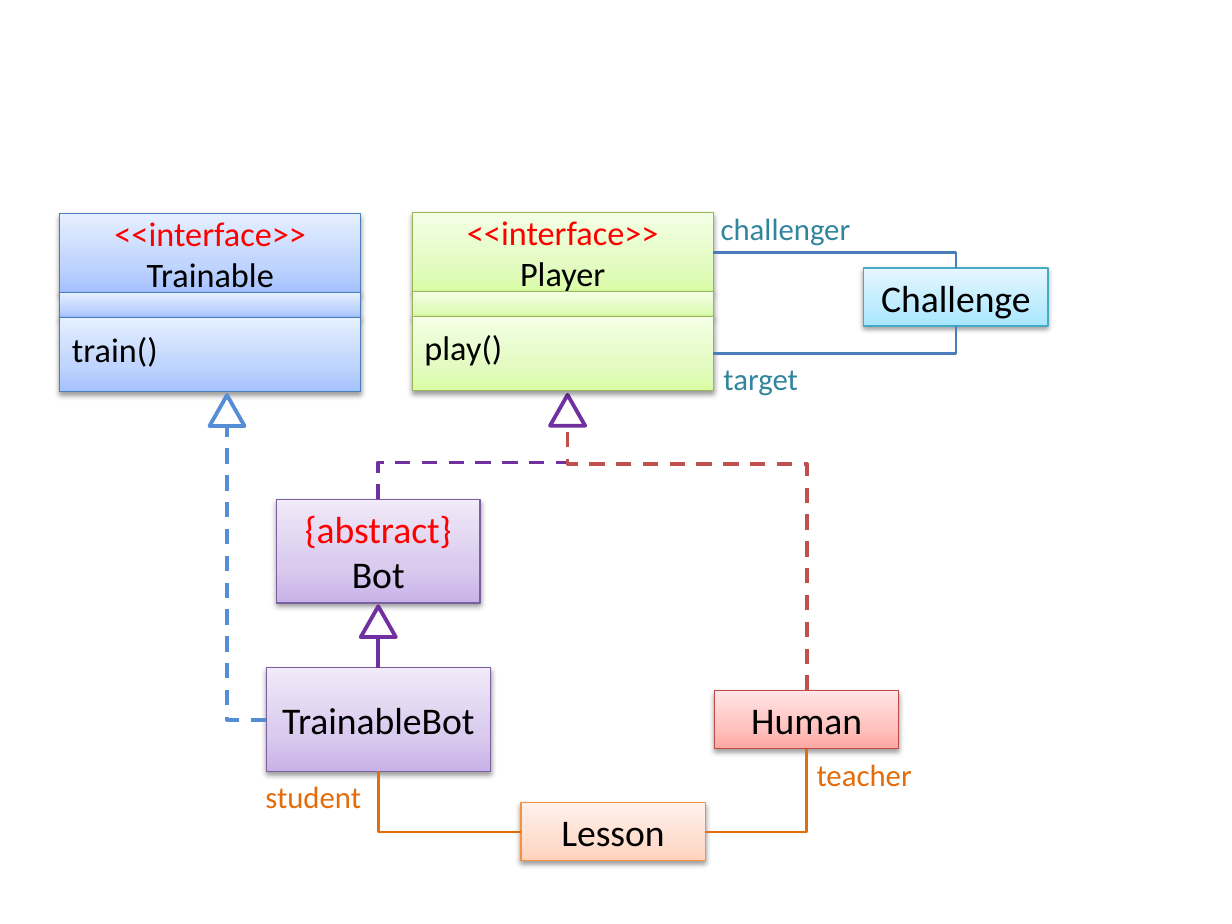
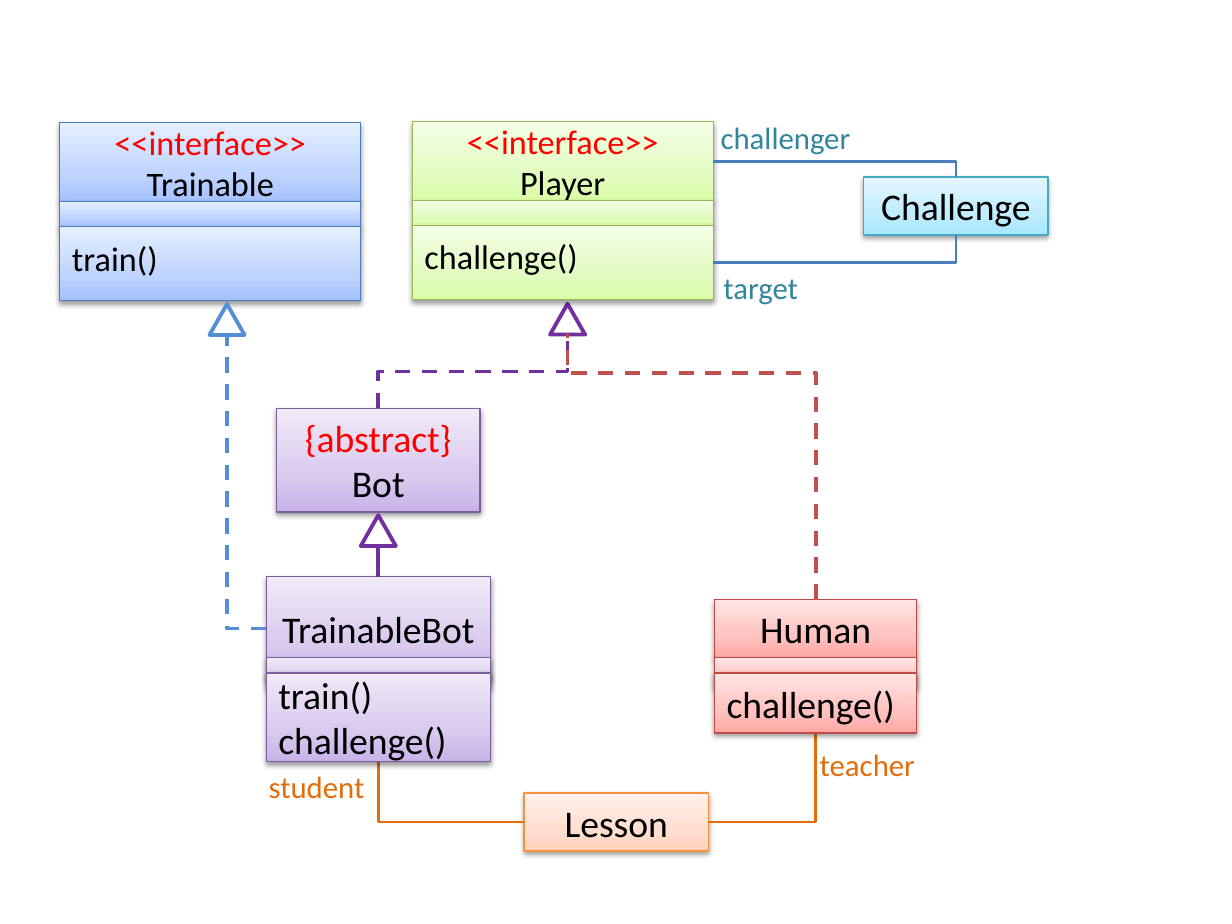
Before and after one commit to se-edu/se-book, a slide deck: slide 3 of diagrams/modelling/modellingStructures/classDiagramsAdvanced/playerBot.pptx. Drawn at 1232x924 pixels with LibreOffice and Linux fonts; fonts in the diff are those of the drawing. Boxes give left, top, right and bottom in pixels: in the first picture for what was removed or moved away, otherwise in the second. Text is boxed around its words. In the diff, an @@ line names an element or a change of style, - is before the commit and + after.

Commit message:
modelling/structure/advanced: fix typo in question paly() -> challenge()

```diff
--- a/diagrams/modelling/modellingStructures/classDiagramsAdvanced/playerBot.pptx
+++ b/diagrams/modelling/modellingStructures/classDiagramsAdvanced/playerBot.pptx
@@ 9 rectangles, 5 elbow lines, 3 flow chart extracts, 2 texts: place and size @@
-9 rectangles, 5 elbow lines, 3 flow chart extracts, 2 texts at [60, 212, 1048, 771]
+9 rectangles, 5 elbow lines, 3 flow chart extracts, 2 texts at [60, 122, 1048, 680]
@@ text in rectangle at [424, 244, 577, 275]: text changed @@
-play()
+challenge()
@@ elbow line moved from (807, 691) - (568, 426) to (816, 600) - (568, 335) @@
@@ rectangle "Human": place and size @@
-rectangle "Human" at [715, 691, 899, 749]
+rectangle "Human" at [715, 600, 917, 658]
@@ rectangle added at [266, 658, 490, 689], fill gradient #C9B5E8 to #D8CBEE to #F0EAF9, outline #7D60A0 0.75 pt @@
@@ rectangle added at [715, 658, 917, 689], fill gradient #FFA6A5 to #FFC0BF to #FFE7E7, outline #BF4C48 0.75 pt @@
@@ rectangle added at [266, 673, 490, 761], fill gradient #C9B5E8 to #D8CBEE to #F0EAF9, outline #7D60A0 0.75 pt, 22 pt, text #000000 @@
+train()
+challenge()
@@ rectangle added at [715, 673, 917, 733], fill gradient #FFA6A5 to #FFC0BF to #FFE7E7, outline #BF4C48 0.75 pt, 22 pt, text #000000 @@
+challenge()
@@ elbow line moved from (705, 832) - (807, 749) to (708, 822) - (816, 733) @@
@@ text "teacher": place and size @@
-text "teacher" at [817, 764, 912, 787]
+text "teacher" at [820, 754, 915, 777]
@@ text "student": place and size @@
-text "student" at [265, 786, 361, 809]
+text "student" at [269, 776, 365, 799]
@@ elbow line moved from (521, 832) - (378, 771) to (524, 822) - (378, 761) @@
@@ rectangle "Lesson": place and size @@
-rectangle "Lesson" at [521, 803, 706, 861]
+rectangle "Lesson" at [524, 793, 708, 851]
```
Also in this commit, not shown: 2 other slides changed, 4 other files.
